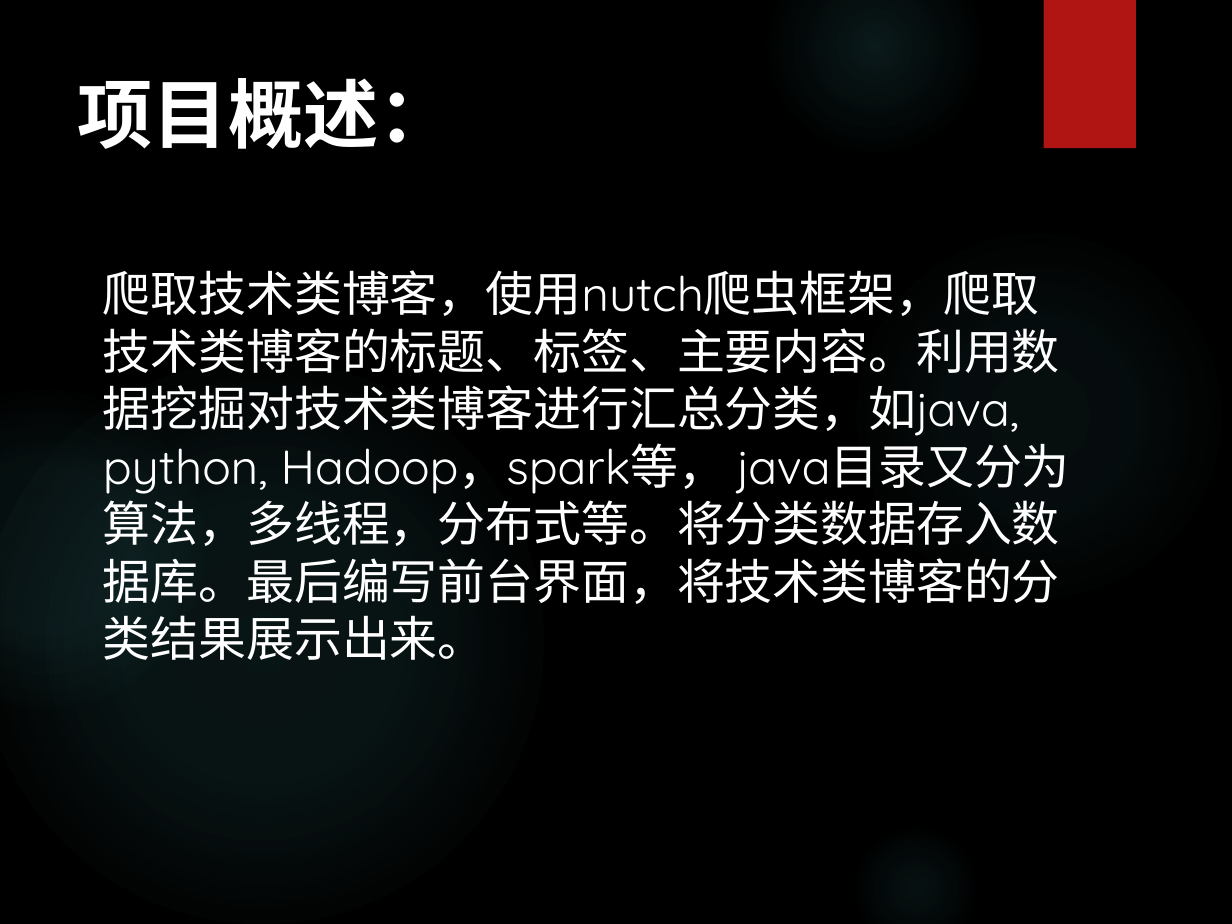
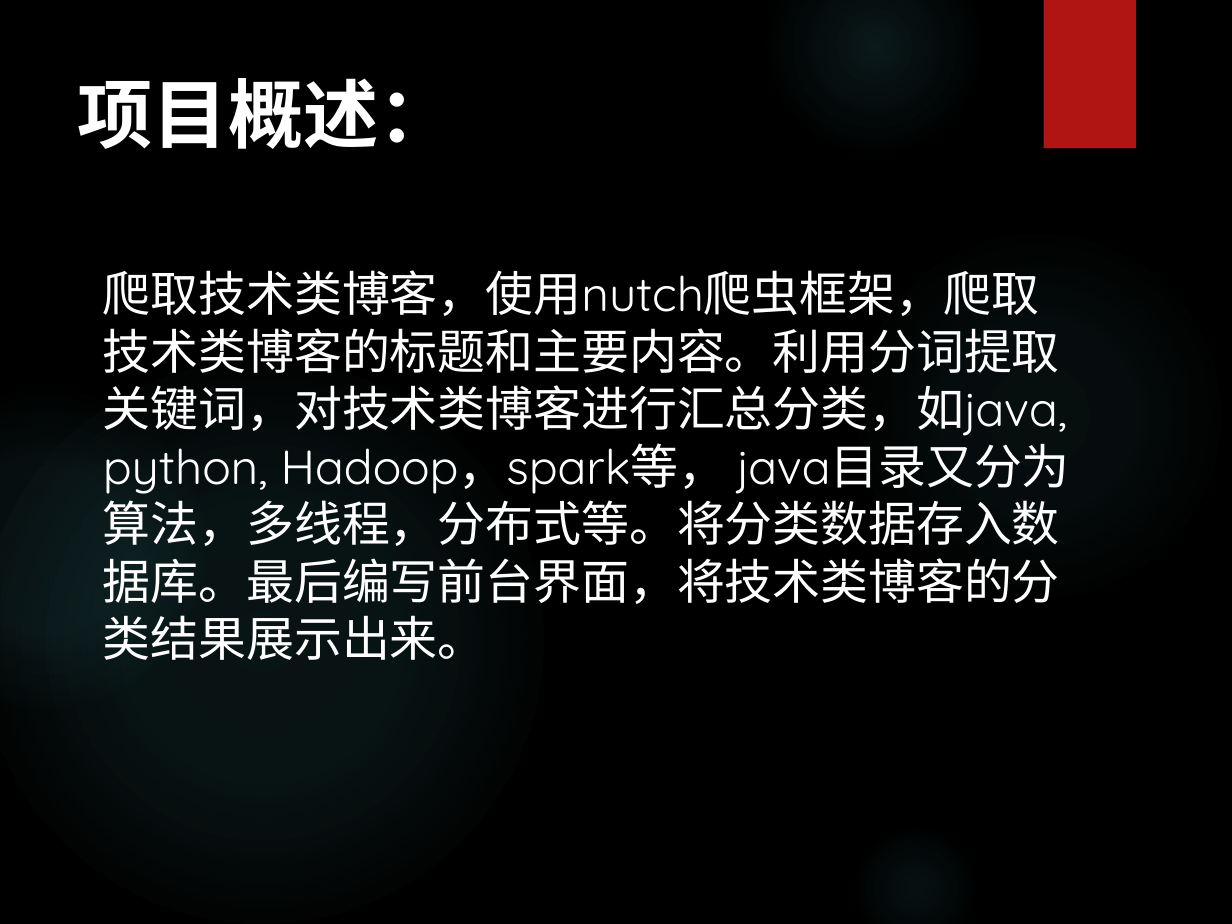
Before and after one commit to QYqin/PkuJava21, a slide deck: slide 3 of CourseProject/PkuJava21.pptx. Drawn at 1232x924 pixels with LibreOffice and Linux fonts; fonts in the diff are those of the drawing; background and template pictures are left out. Boxes give left, top, right and bottom in pixels: in the first picture for what was removed or moved away, otherwise in the second. Text is boxed around its words. In the diff, an @@ line names an element or a change of style, - is before the commit and + after.

```diff
--- a/CourseProject/PkuJava21.pptx
+++ b/CourseProject/PkuJava21.pptx
@@ text at (103, 270, 1067, 660): text changed @@
-爬取技术类博客，使用nutch爬虫框架，爬取技术类博客的标题、标签、主要内容。利用数据挖掘对技术类博客进行汇总分类，如java, python, Hadoop，spark等， java目录又分为算法，多线程，分布式等。将分类数据存入数据库。最后编写前台界面，将技术类博客的分类结果展示出来。
+爬取技术类博客，使用nutch爬虫框架，爬取技术类博客的标题和主要内容。利用分词提取关键词，对技术类博客进行汇总分类，如java, python, Hadoop，spark等， java目录又分为算法，多线程，分布式等。将分类数据存入数据库。最后编写前台界面，将技术类博客的分类结果展示出来。
```
Also in this commit, not shown: 1 other slide changed.
